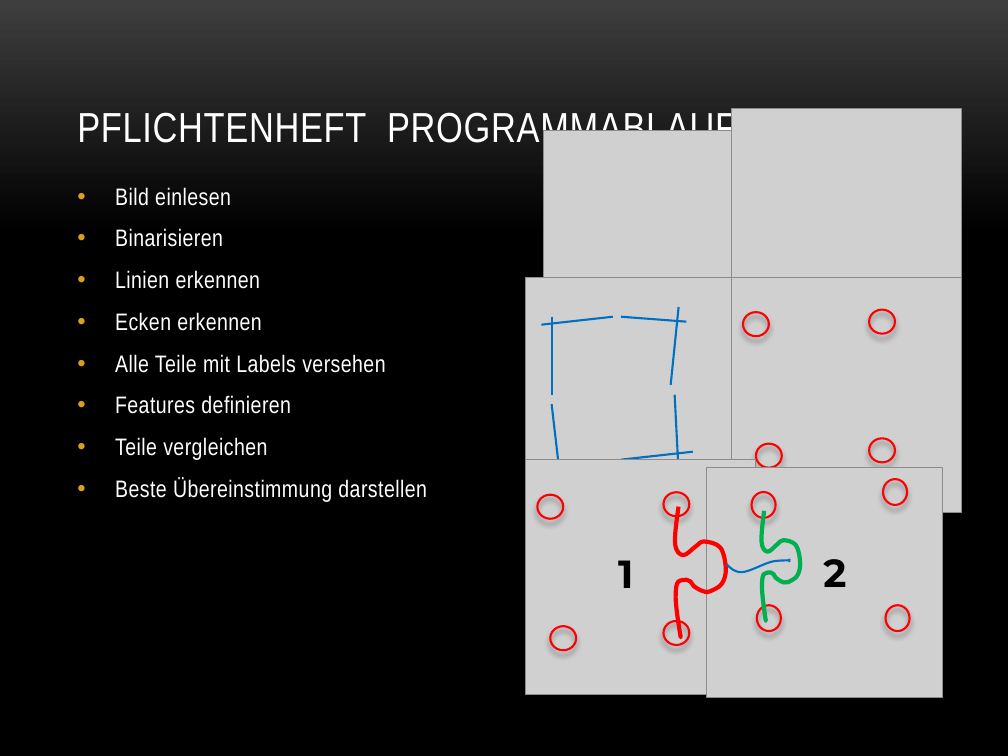
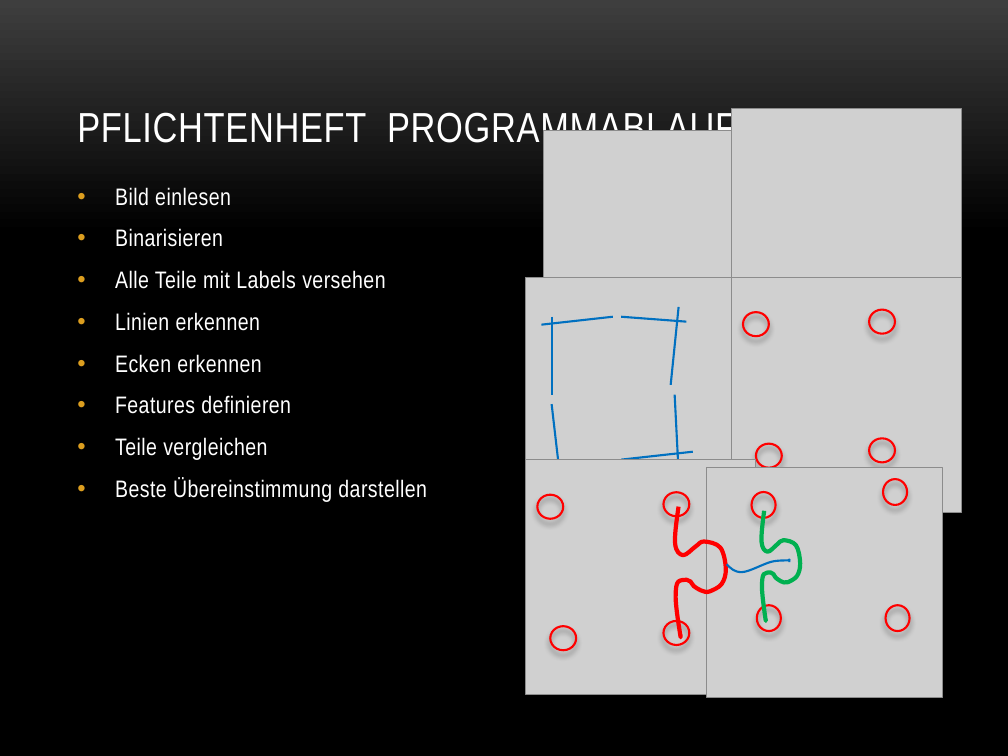
Before and after one commit to baertschi/Puzzle, a slide deck: slide 6 of Doku/Puzzle.pptx. Drawn at 1008x756 pixels with LibreOffice and Linux fonts; fonts in the diff are those of the drawing; grey boxes stand for pictures; background and template pictures are left out. Boxes give left, top, right and bottom in pixels: in the first picture for what was removed or moved away, otherwise in the second. Text is boxed around its words. In the diff, an @@ line names an element or a change of style, - is before the commit and + after.

```diff
--- a/Doku/Puzzle.pptx
+++ b/Doku/Puzzle.pptx
@@ text at (x1=115, y1=270, x2=385, y2=289): paragraph added @@
+• Alle Teile mit Labels versehen
@@ text at (x1=115, y1=354, x2=385, y2=373): paragraph removed @@
-• Alle Teile mit Labels versehen
@@ text removed at (x1=618, y1=560, x2=633, y2=588) @@
-1
@@ text removed at (x1=823, y1=559, x2=846, y2=587) @@
-2
```
